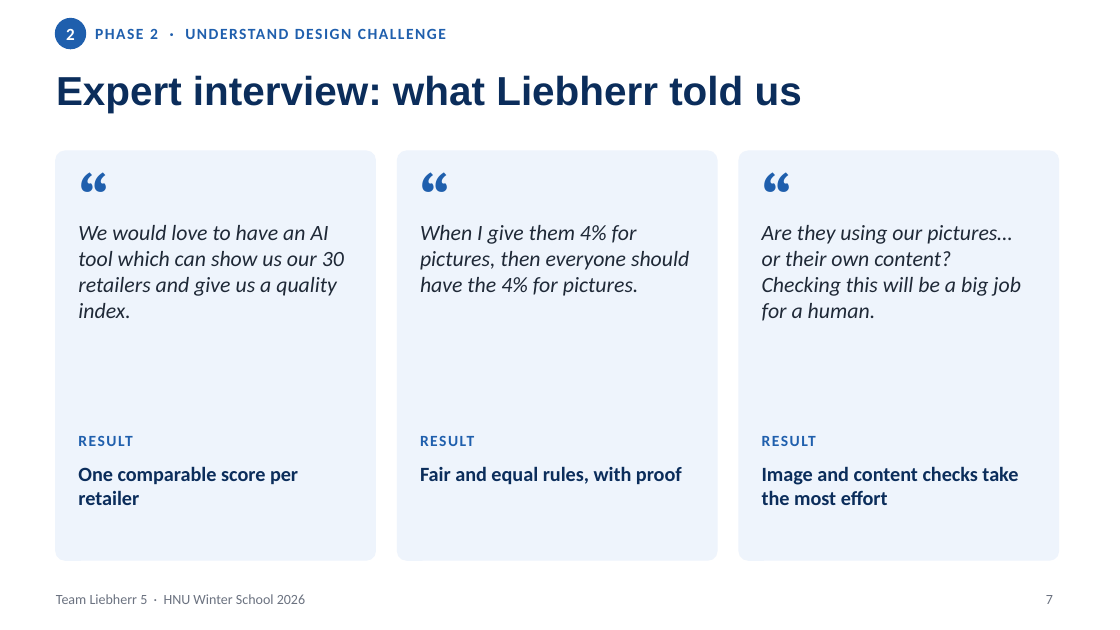
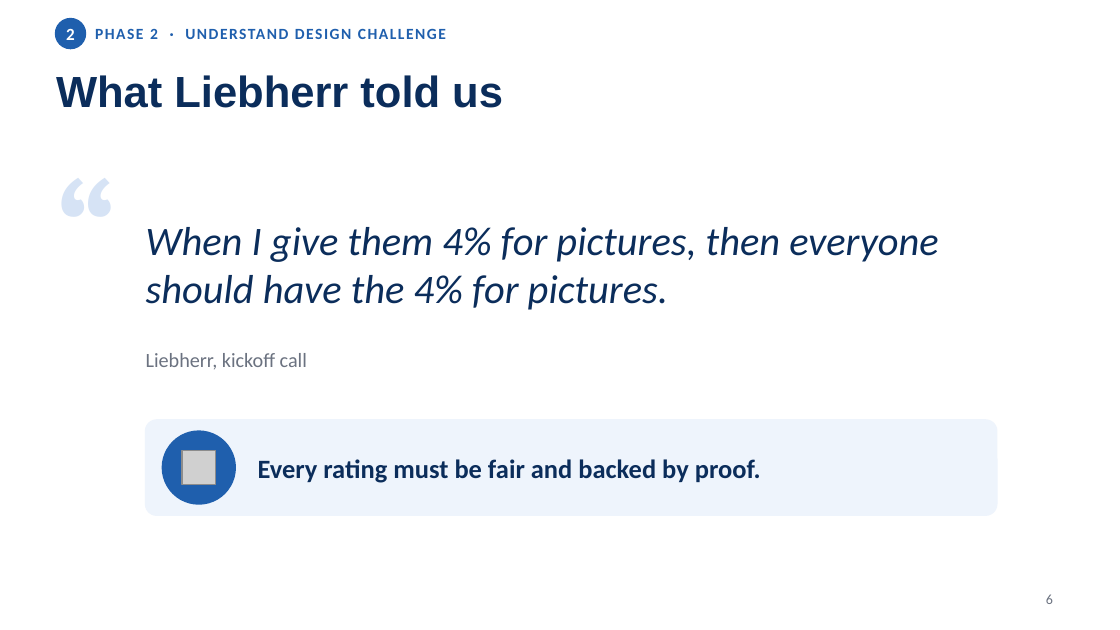
Before and after one commit to niv1999/liebherr-hackathon-2026, a slide deck: slide 6 of Liebherr5_DesignThinking_Journey.pptx (slide 7 before the commit). Drawn at 1120x630 pixels with LibreOffice and Linux fonts; fonts in the diff are those of the drawing; grey boxes stand for pictures. Boxes give left, top, right and bottom in pixels: in the first picture for what was removed or moved away, otherwise in the second. Text is boxed around its words. In the diff, an @@ line names an element or a change of style, - is before the commit and + after.

```diff
--- a/Liebherr5_DesignThinking_Journey.pptx
+++ b/Liebherr5_DesignThinking_Journey.pptx
@@ title at box(56, 75, 503, 108): text changed; size 26 to 28 pt @@
-Expert interview: what Liebherr told us
+What Liebherr told us
@@ text "“": place and size @@
-text "“" at box(78, 151, 146, 230)
+text "“" at box(56, 134, 168, 269)
@@ text "“" at box(56, 134, 168, 269): size 48 to 96 pt, text colour #1F5FAD to #D6E3F5 @@
@@ rounded rectangle removed at box(56, 151, 375, 560) @@
@@ rounded rectangle removed at box(398, 151, 717, 560) @@
@@ text removed at box(420, 151, 487, 230) @@
-“
@@ rounded rectangle removed at box(739, 151, 1058, 560) @@
@@ text removed at box(762, 151, 829, 230) @@
-“
@@ text "When I give them 4% ...": place and size @@
-text "When I give them 4% ..." at box(420, 225, 689, 296)
+text "When I give them 4% ..." at box(146, 227, 938, 310)
@@ text "When I give them 4% ..." at box(146, 227, 938, 310): size 14 to 26 pt, text colour #1F2937 to #0B2D5B; vertical alignment top to middle @@
@@ text removed at box(78, 225, 344, 318) @@
-We would love to have an AI tool which can show us our 30 retailers and give us a quality index.
@@ text removed at box(762, 225, 1021, 321) @@
-Are they using our pictures… or their own content? Checking this will be a big job for a human.
@@ text added at box(146, 353, 307, 369), 13 pt, text #6B7280 @@
+Liebherr, kickoff call
@@ text removed at box(78, 436, 132, 446) @@
-RESULT
@@ rounded rectangle added at box(146, 420, 997, 515), fill #EEF4FC, outline #EEF4FC 1 pt @@
@@ ellipse added at box(162, 431, 235, 504), fill #1F5FAD, outline #1F5FAD 1 pt @@
@@ text removed at box(420, 436, 474, 446) @@
-RESULT
@@ text removed at box(762, 436, 816, 446) @@
-RESULT
@@ text removed at box(78, 466, 298, 505) @@
-One comparable score per retailer
@@ picture added at box(183, 451, 216, 485) @@
@@ text added at box(258, 459, 761, 483), 17 pt, text #0B2D5B, bold @@
+Every rating must be fair and backed by proof.
@@ text removed at box(420, 466, 682, 484) @@
-Fair and equal rules, with proof
@@ text removed at box(762, 466, 1018, 505) @@
-Image and content checks take the most effort
@@ text removed at box(56, 594, 305, 604) @@
-Team Liebherr 5 · HNU Winter School 2026
@@ page number at box(1046, 594, 1053, 604): text changed @@
-7
+6
```
Also in this commit, not shown: 3 other slides changed, 6 slides added, 11 slides removed, 1 other file.
